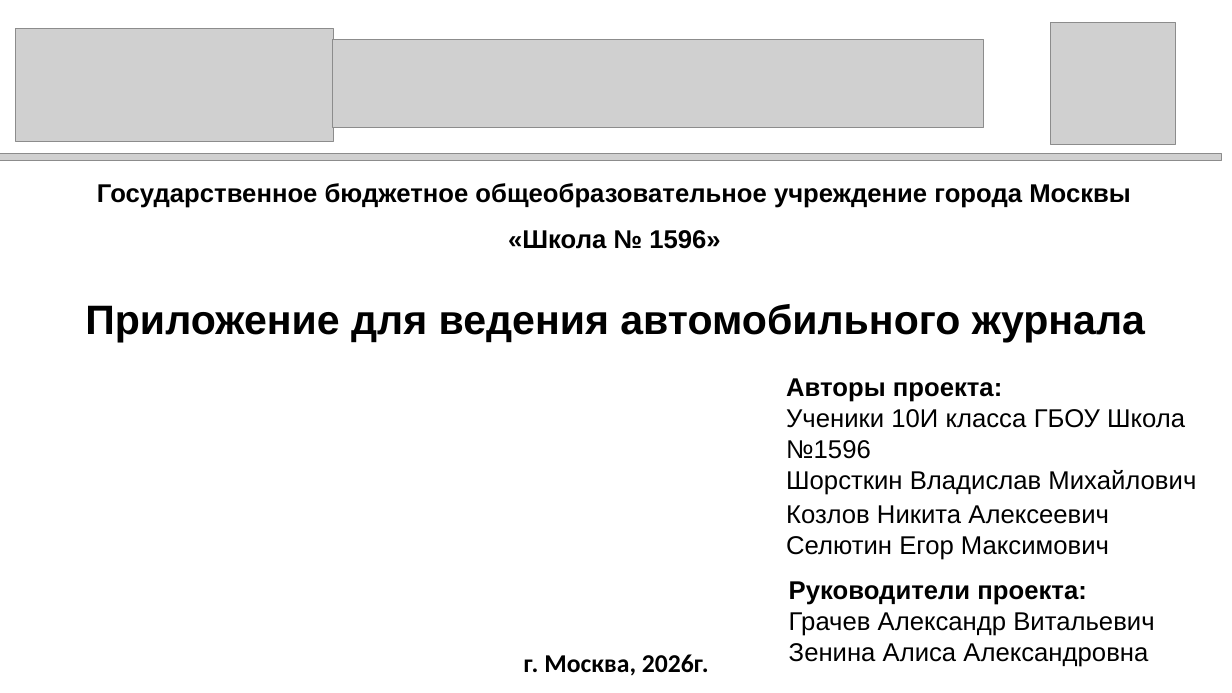
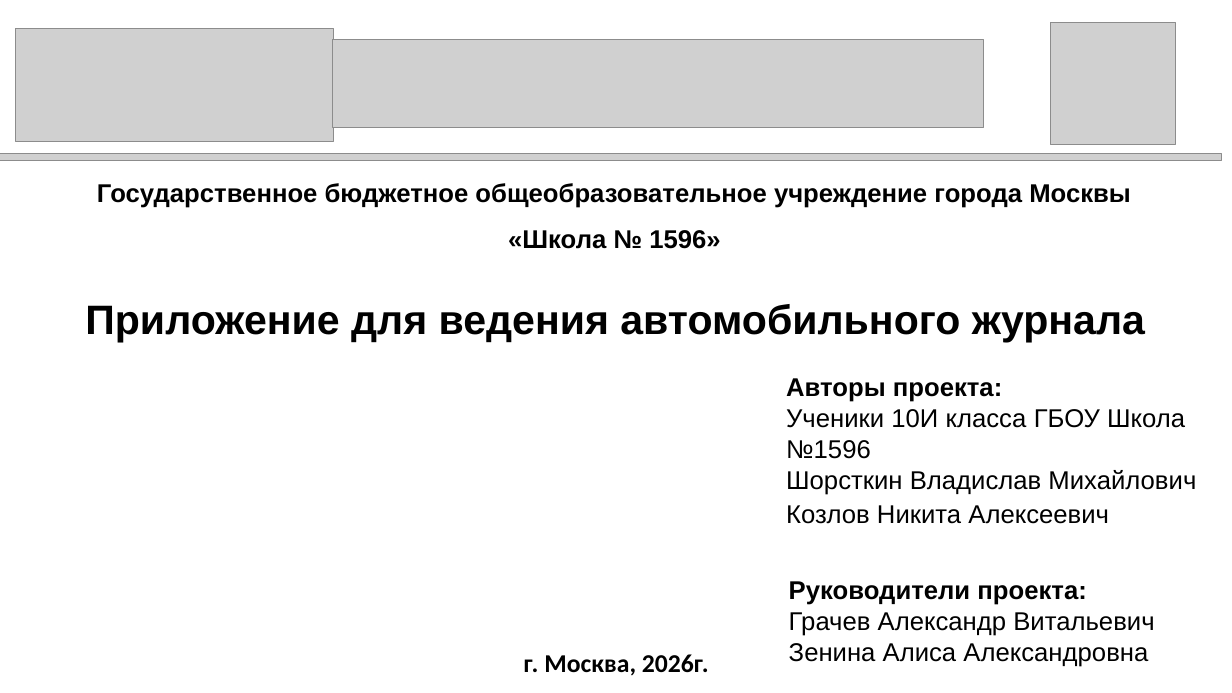
Before and after one commit to cyberbanana777/school_car_logger, a slide deck: slide 1 of Документы/1596_Шорсткин_Козлов_Приложение_Для_ведения_автомобильного_журнала.pptx. Drawn at 1232x693 pixels with LibreOffice and Linux fonts; fonts in the diff are those of the drawing; grey boxes stand for pictures. Boxes give left, top, right and bottom in pixels: in the first picture for what was removed or moved away, otherwise in the second. Text is boxed around its words. In the diff, an @@ line names an element or a change of style, - is before the commit and + after.

Commit message:
Added some cosmetic changes

```diff
--- a/Документы/1596_Шорсткин_Козлов_Приложение_Для_ведения_автомобильного_журнала.pptx
+++ b/Документы/1596_Шорсткин_Козлов_Приложение_Для_ведения_автомобильного_журнала.pptx
@@ text at (786,536,1109,560): paragraph removed @@
-Селютин Егор Максимович
```
